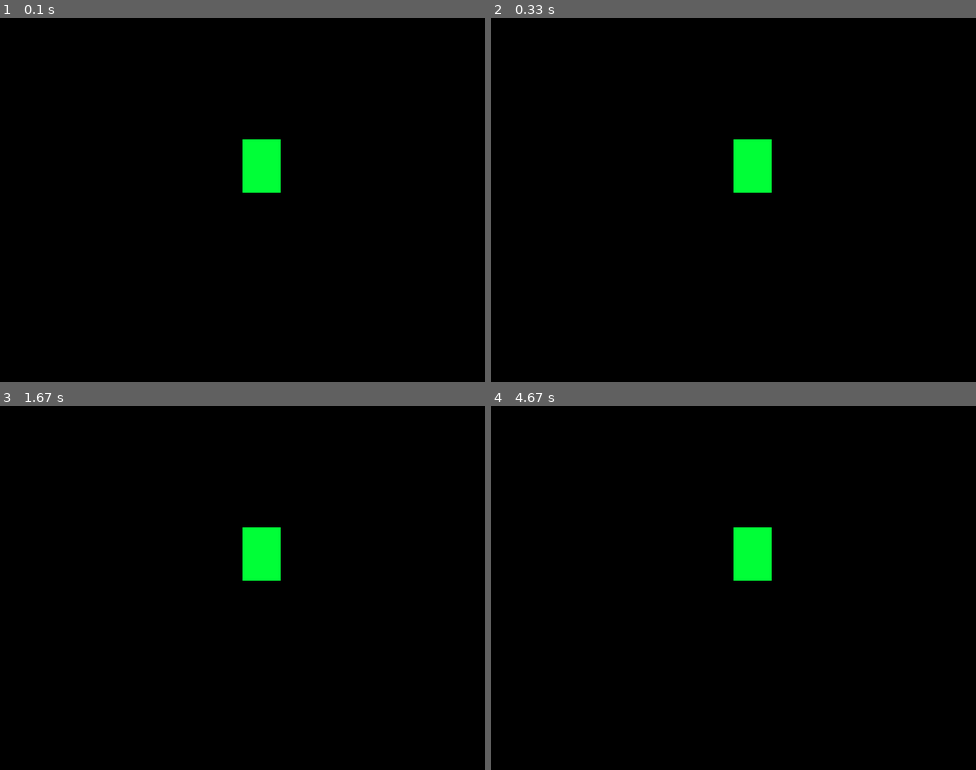
Above: before the commit, frames 1-4 (two rows, left to right).
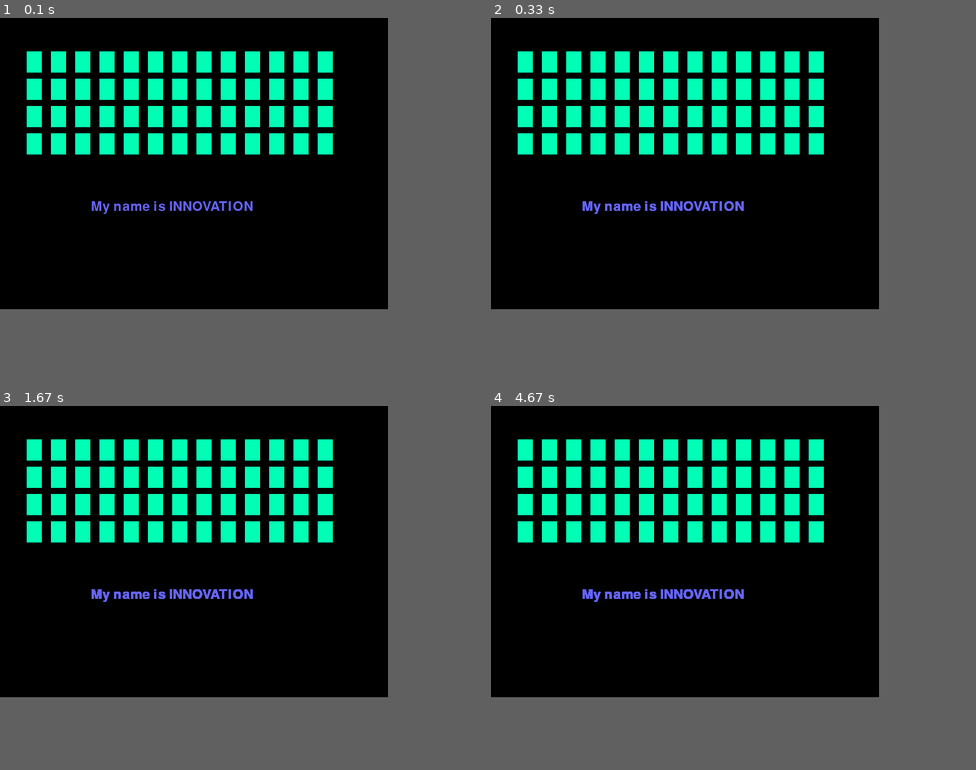
Above: after the commit, the same moments.

Repository: Tony2371/Pygame-Poker
Game: pygame game, started from game.py
Same seed, same stepped clock (60 frames per second), same inputs: the game is played once before the commit and once after it.
Inputs:
- Up to frame 1 (0.1 s): no input
- Up to frame 2 (0.33 s): no input
- Up to frame 3 (1.67 s): no input
- Up to frame 4 (4.67 s): no input
In our replay, the window is 800x600 before the commit and 640x480 after it. These sizes can differ from the game's own. Grey fills any space a smaller window leaves; there, only what the larger window draws over its background counts as a difference.

The runs differ from the first frame. In frame 1, 11% of the frame differs, in the area x 5-69%, y 9-54%; in frame 2, 11%; in frame 3, 11%; in frame 4, 11%.

Commit message:
draft update

Diff:
--- a/game.py
+++ b/game.py
@@ -2,26 +2,48 @@
 
 pygame.init()
 
-window = pygame.display.set_mode((800,600))
+window = pygame.display.set_mode((640,480))
 
 pygame.display.set_caption("Game")
 clock = pygame.time.Clock()
 
+def draw_text(text, position):
+    f1 = pygame.font.Font(None,32)
+    text1 = f1.render(text,1,(100,100,250))
+    window.blit(text1,position)
+
+x = 4
+y = 10
+
 running = True
-y = 100
-x = 100
+cards_generated = 0
 
 while running:
     clock.tick(15)
+    draw_text("My name is INNOVATION",(150,300))
+
+    while cards_generated < 53:
+	    for l in range(4):
+	    	cards_generated += 1
+	    	y += 45
+	    	x = 4
+	    	for m in range(13):
+	    		cards_generated += 1
+		    	x += 40
+		    	x_size = 63.5
+		    	y_size = 89
+		    	pygame.draw.rect(window,(0,255,180),(x,y,x_size*0.4,y_size*0.4))
+
+
+
+
 
     for event in pygame.event.get():
         print(event)
         if event.type == pygame.QUIT:
             running = False
 
-    pygame.draw.rect(window, (0,255,55),(400,200,63.5,88.8))
 
     pygame.display.update()
 
-
 pygame.quit()
